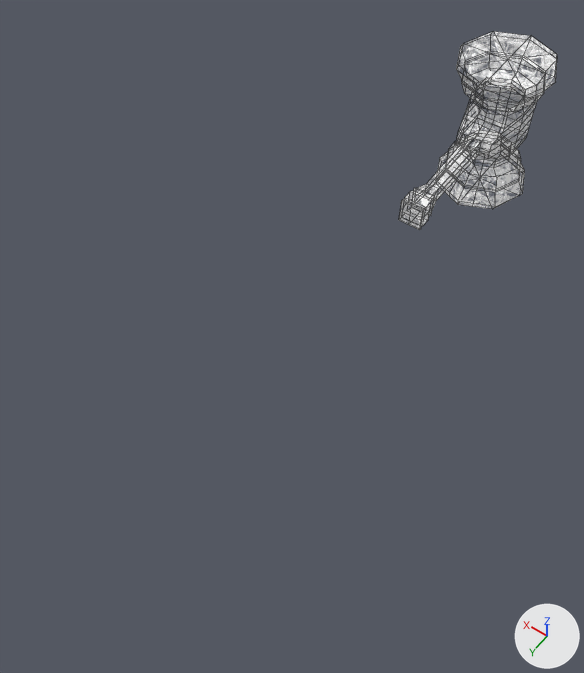
Renders of the FBX model Assets/Art/Models/GlassHammerMesh.fbx from each side of a commit.
Rendered twice from a 50 mm lens placed at (-0.0702, 0.1515, 0.1586), pointed at (0.0046, 0.0468, -0.0059). The axes (+X, +Y, +Z) are drawn at lower right. The lights are the same throughout. Mesh edges are drawn as thin lines. Where no turn or scale is listed for an object, it has been applied to the vertices.

Objects in the first picture: 'GlassHammerMesh'.
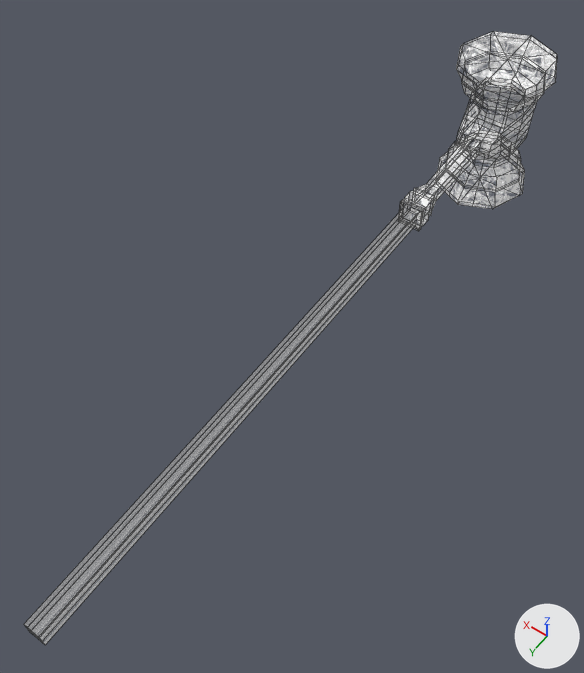
Commit message: Improved Glass Hammer

Where the newer file only moved an object's origin or applied its transform, the numbers keep the older frame.

What differs and where, as boxes [x1, y1, x2, y2] in the pictures (584 x 673 px):
'GlassHammerMesh', reshaped (236% wider, 209% taller)
    before: [399, 32, 557, 230]
    after: [24, 32, 557, 645]
part 1 of me_mesh, built on
    before: [399, 201, 423, 230]
    after: [24, 201, 423, 645]

The change, as a diff of the scene's bpy script:
```diff
--- a/Assets/Art/Models/GlassHammerMesh.fbx.py
+++ b/Assets/Art/Models/GlassHammerMesh.fbx.py
@@ me_mesh @@
 # used by ob_glasshammermesh; location = (0.0, 0.0, 0.0)
-me_mesh.from_pydata(...)  # 324 vertices, 328 faces; spans x -0.0154..0.0154, y -0.0702..-0.004, z -0.0224..0.0224
+me_mesh.from_pydata(...)  # 348 vertices, 352 faces; spans x -0.0154..0.0154, y -0.0702..0.1388, z -0.0224..0.0224
+# me_mesh part 1
+# 1 vertex is removed from x 0.0001, y -0.004, z 0.0
+# 4 faces are deleted
+# 9 vertices are added at x -0.0022..0.002, y -0.0034..0.1388, z -0.0023..0.0023
+# 8 new vertices lie (0.0, 0.0006, 0.0) away from vertices in x -0.0036..0.0034, y -0.004, z -0.0037..0.0037
+# 8 new vertices lie (0.0, 0.1422, 0.0) away from vertices in x -0.0022..0.002, y -0.0034, z -0.0023..0.0023
+# 28 new faces join them
 me_mesh.materials.append(mat_lambert1)
```
